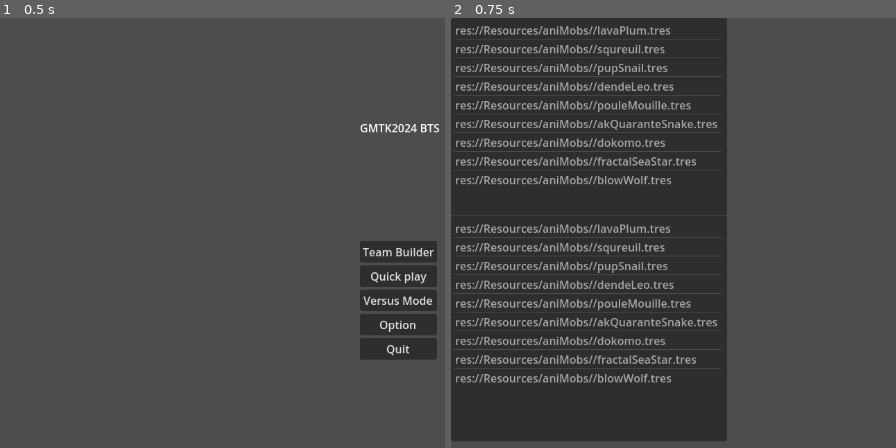
Above: before the commit, frames 1-2 (left to right).
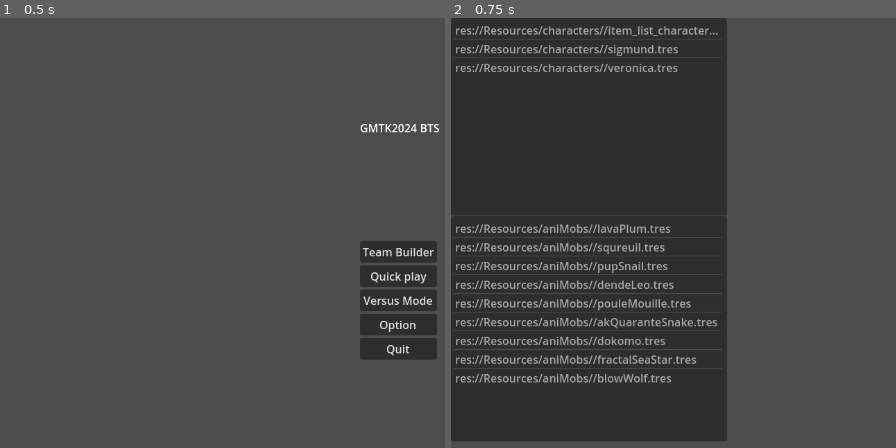
Above: after the commit, the same moments.

Repository: sassani134/GMTK2024_BTS
Game: Godot game, scene res://Scenes/start_scene.tscn
Two runs of this game, one before a commit and one after it. Both use one fixed random seed, a clock stepped at 60 frames per second and the inputs below. The project has no main scene, so this scene is started directly.
Inputs:
- Up to frame 1 (0.5 s): no input
- Up to frame 2 (0.75 s): click "Team Builder" at 0.5 s

Frame 1 is identical in both runs. In frame 2, 4.4% of the frame differs, in the area x 0-61%, y 1-39%.

Commit message:
Change animobs dir to characters dir

Diff:
--- a/Resources/characters/item_list_character.gd
+++ b/Resources/characters/item_list_character.gd
@@ -20,10 +20,10 @@
 
 # Called when the node enters the scene tree for the first time.
 func _ready() -> void:
-	var animobs : Array[String] = get_all_file_paths("res://Resources/aniMobs/")
-	print_debug(animobs)
+	var characters : Array[String] = get_all_file_paths("res://Resources/characters/")
+	print_debug(characters)
 
-	for a in animobs:
+	for a in characters:
 		add_item(a)
 
 
